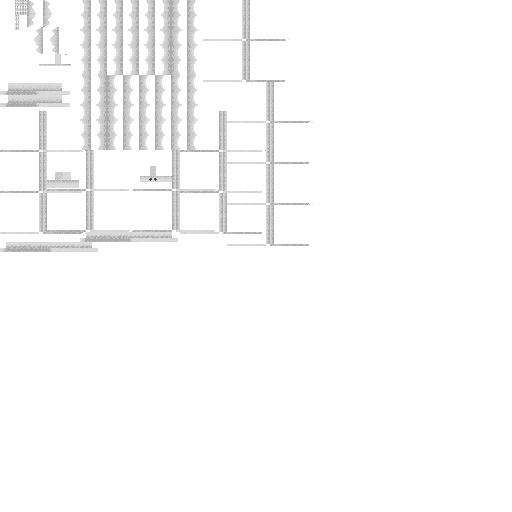
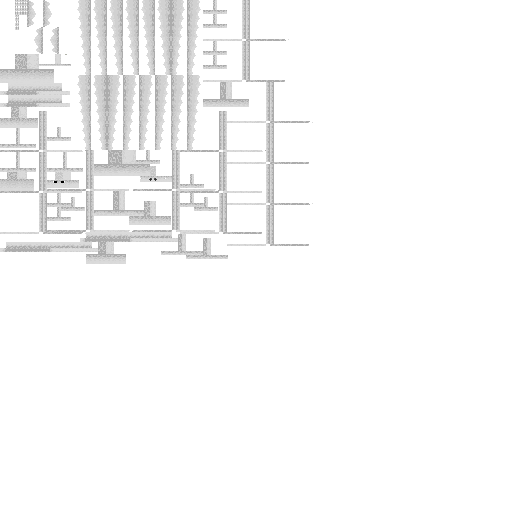
Layers edited between the first and the second 512px x 512px image:
showed group "Eyes" (1 layers) over 52, 177, 166, 183
added group "Legs" with 1 layers in group "Main" over 47, 0, 227, 221
added layer "Toes" in group "Legs" over 47, 0, 227, 221
added layer "Neck" in group "Main" over 0, 107, 171, 225
added layer "Body" in group "Main" over 0, 54, 150, 176
painted on "WingFan" over 77, 0, 201, 150
added layer "TailSegments" in group "Tail" over 86, 82, 249, 264
added layer "TailEnd" in group "Tail" over 0, 128, 83, 172
